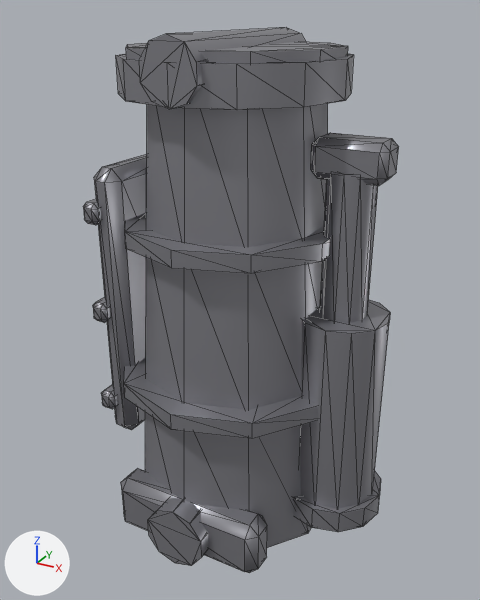
The glTF model prototype/assets/models/parts/leg_thigh.glb: old version first, new version second.
The view is the same before and after, from a 50 mm camera at (0.359, -0.642, 0.595) aimed at (0.01, -0.008, 0.278). Lighting does not change. The marker at lower left points along +X, +Y and +Z. The first picture is the older version. Mesh edges are drawn as thin lines. Vertices at exactly the same position are counted once.

The older version as bpy lines, for what is in view:
```python
me_leg_thigh_mesh = bpy.data.meshes.new('leg_thigh_mesh')
me_leg_thigh_mesh.from_pydata(...)  # 460 vertices, 832 faces; spans x -0.143..0.198, y -0.149..0.149, z -0.014..0.574
me_leg_thigh_mesh.materials.append(mat_leg_thigh_mat)  # grey #97979e
ob_leg_thigh = bpy.data.objects.new('leg_thigh', me_leg_thigh_mesh)
ob_leg_thigh.location = (0.0, 0.0, 0.0)
```
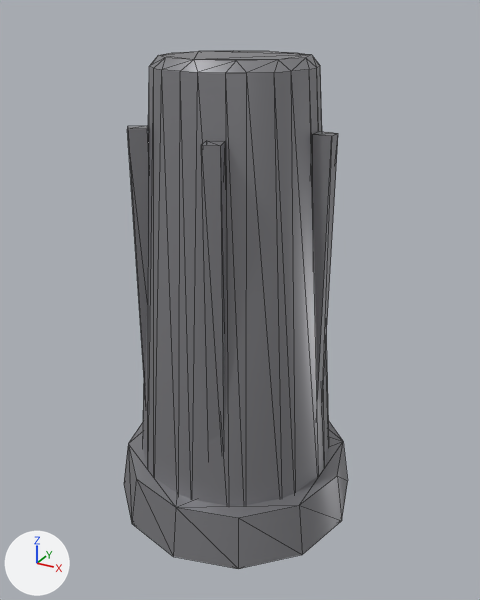
Location of each change, (x1, y1, x2, y2) in pixels of the pictures (480 x 600 px):
'leg_thigh', reshaped (29% narrower): before (83, 27, 399, 573); after (124, 51, 348, 569)
part 1 of me_leg_thigh_mesh, added: after (124, 422, 348, 569)
part 2 of me_leg_thigh_mesh, added: after (311, 131, 338, 400)
part 3 of me_leg_thigh_mesh, rebuilt: before (145, 412, 311, 548); after (143, 51, 329, 506)
part 4 of me_leg_thigh_mesh, deleted: before (83, 27, 399, 532)
part 5 of me_leg_thigh_mesh, cut back: before (116, 54, 354, 573); after (127, 126, 226, 441)

The change, as a diff of the scene's bpy script:
```diff
--- a/prototype/assets/models/parts/leg_thigh.glb.py
+++ b/prototype/assets/models/parts/leg_thigh.glb.py
@@ me_leg_thigh_mesh @@
 # used by ob_leg_thigh; location = (0.0, 0.0, 0.0)
-me_leg_thigh_mesh.from_pydata(...)  # 460 vertices, 832 faces; spans x -0.143..0.198, y -0.149..0.149, z -0.014..0.574
+me_leg_thigh_mesh.from_pydata(...)  # 208 vertices, 364 faces; spans x -0.153..0.153, y -0.153..0.153, z 0.0..0.55
+# me_leg_thigh_mesh part 1: a new loose piece, a 12-sided cut cone along z (radius 0.153 at the low end, 0.143 at the high end) spanning x -0.153..0.153, y -0.153..0.153, z 0.0..0.066, in mat_leg_thigh_mat (grey #959599)
+# me_leg_thigh_mesh part 2: a new loose piece, a box spanning x 0.094..0.115, y -0.009..0.009, z 0.066..0.479, in mat_leg_thigh_mat (grey #959599)
+# me_leg_thigh_mesh part 3: the loose piece of 20 vertices spanning x -0.124..0.124, y -0.13..0.13, z -0.002..0.185 is rebuilt with 72 vertices and now spans x -0.127..0.127, y -0.127..0.127, z 0.0..0.55
+# me_leg_thigh_mesh part 4: 16 loose pieces with 328 vertices, spanning x -0.143..0.198, y -0.144..0.144, z 0.013..0.574, are deleted
+# me_leg_thigh_mesh part 5
+# 112 vertices are removed from x -0.123..0.123, y -0.149..0.149, z -0.014..0.552
+# 204 faces are deleted
+# 16 vertices are added at x -0.098..0.044, y -0.112..0.112, z 0.066
+# 16 new vertices lie (0.0, 0.0, 0.413) away from vertices in x -0.098..0.044, y -0.112..0.112, z 0.066
+# 48 new faces join them
+# other edits to the shape of me_leg_thigh_mesh do not show in these pictures
 me_leg_thigh_mesh.materials.append(mat_leg_thigh_mat)
```
